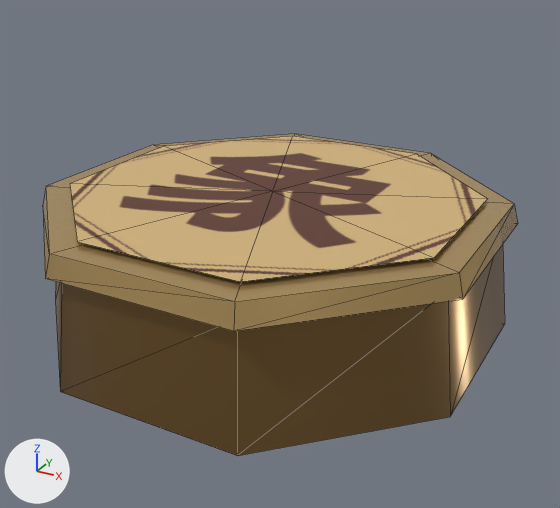
A saved change to the glTF model Assets/Models/Red3.glb.
Both versions are drawn from a camera (50 mm lens) standing at (0.605, -1.076, 0.72) and looking at (0.027, -0.025, 0.194). The lights are fixed; the arrows at lower left show +X, +Y and +Z. The older version comes first. Mesh edges are drawn as thin lines. Vertices at exactly the same position are counted once.

Script lines for the objects in view, before the commit:
```python
mat_material_0 = principled_material('Material_0')
mat_material_0.base_color = (0.262, 0.153, 0.0545)  # brown #8c6d42
mat_material_0.metallic = 0.8
mat_material_0.roughness = 0.28
me_mesh_0 = bpy.data.meshes.new('Mesh_0')
me_mesh_0.from_pydata(...)  # 45 vertices, 72 faces; spans x -0.374..0.374, y -0.374..0.374, z 0.065..0.294
# faces by material slot: [32, 32, 8]
me_mesh_0.materials.append(mat_material_0)  # brown #8c6d42
me_mesh_0.materials.append(mat_material_1)  # brown #cbaa70
me_mesh_0.materials.append(mat_material_2)  # picture img_image_0
ob_red3 = bpy.data.objects.new('Red3', me_mesh_0)
ob_red3.location = (0.0, 0.0, 0.0)
```
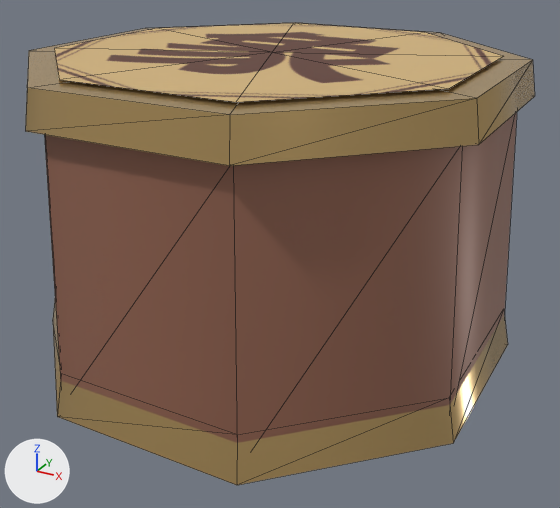
Diff of the bpy script that builds the scene:
```diff
--- a/Assets/Models/Red3.glb.py
+++ b/Assets/Models/Red3.glb.py
@@ mat_material_0 @@
 mat_material_0.base_color = (0.262, 0.153, 0.0545)  # brown #8c6d42
-mat_material_0.metallic = 0.8
-mat_material_0.roughness = 0.28
+mat_material_0.metallic = 0.12
+mat_material_0.roughness = 0.45
@@ me_mesh_0 @@
 # used by ob_red3; location = (0.0, 0.0, 0.0)
-me_mesh_0.from_pydata(...)  # 45 vertices, 72 faces; spans x -0.374..0.374, y -0.374..0.374, z 0.065..0.294
+me_mesh_0.from_pydata(...)  # 63 vertices, 104 faces; spans x -0.383..0.383, y -0.383..0.383, z 0.025..0.522
+# me_mesh_0 part 1: a new loose piece, an 8-sided cut cone along z (radius 0.405 at the low end, 0.38 at the high end) spanning x -0.374..0.374, y -0.374..0.374, z 0.04..0.46, in mat_material_0 (brown #956653)
+# me_mesh_0 part 2: a new loose piece, an 8-sided cut cone along z (radius 0.405 at the low end, 0.395 at the high end) spanning x -0.374..0.374, y -0.374..0.374, z 0.463..0.517, in mat_material_1 (brown #cbaa70)
+# me_mesh_0 part 3: a new loose piece, an 8-sided cut cone along z (radius 0.415 at the low end, 0.4 at the high end) spanning x -0.383..0.383, y -0.383..0.383, z 0.025..0.095, in mat_material_1 (brown #cbaa70)
+# me_mesh_0 part 4: the loose piece of 9 vertices spanning x -0.325..0.325, y -0.325..0.325, z 0.294 is moved by (0.0, 0.0, 0.228)
+# me_mesh_0 part 5: the loose piece of 18 vertices spanning x -0.374..0.374, y -0.374..0.374, z 0.065..0.255 is deleted
+# me_mesh_0 part 6: the loose piece of 18 vertices spanning x -0.374..0.374, y -0.374..0.374, z 0.252..0.287 is deleted
 me_mesh_0.materials.append(mat_material_0)
```

Pixel boxes [x1, y1, x2, y2] of what changed, in the pictures (560 x 508 px; the box of a moved part takes in the faces that stretch with it):
'Red3', surface changed, reshaped (7% wider, 43% taller): before [43, 134, 518, 456]; after [25, 23, 535, 485]
part 1 of me_mesh_0, added (brown): after [45, 112, 517, 443]
part 2 of me_mesh_0, added (brown): after [25, 23, 535, 166]
part 3 of me_mesh_0, added (brown): after [53, 301, 508, 485]
part 4 of me_mesh_0, moved or reshaped: before [70, 136, 487, 282]; after [54, 23, 504, 102]
part 5 of me_mesh_0, deleted (brown): before [55, 245, 505, 456]
part 6 of me_mesh_0, deleted (brown): before [43, 134, 518, 331]
